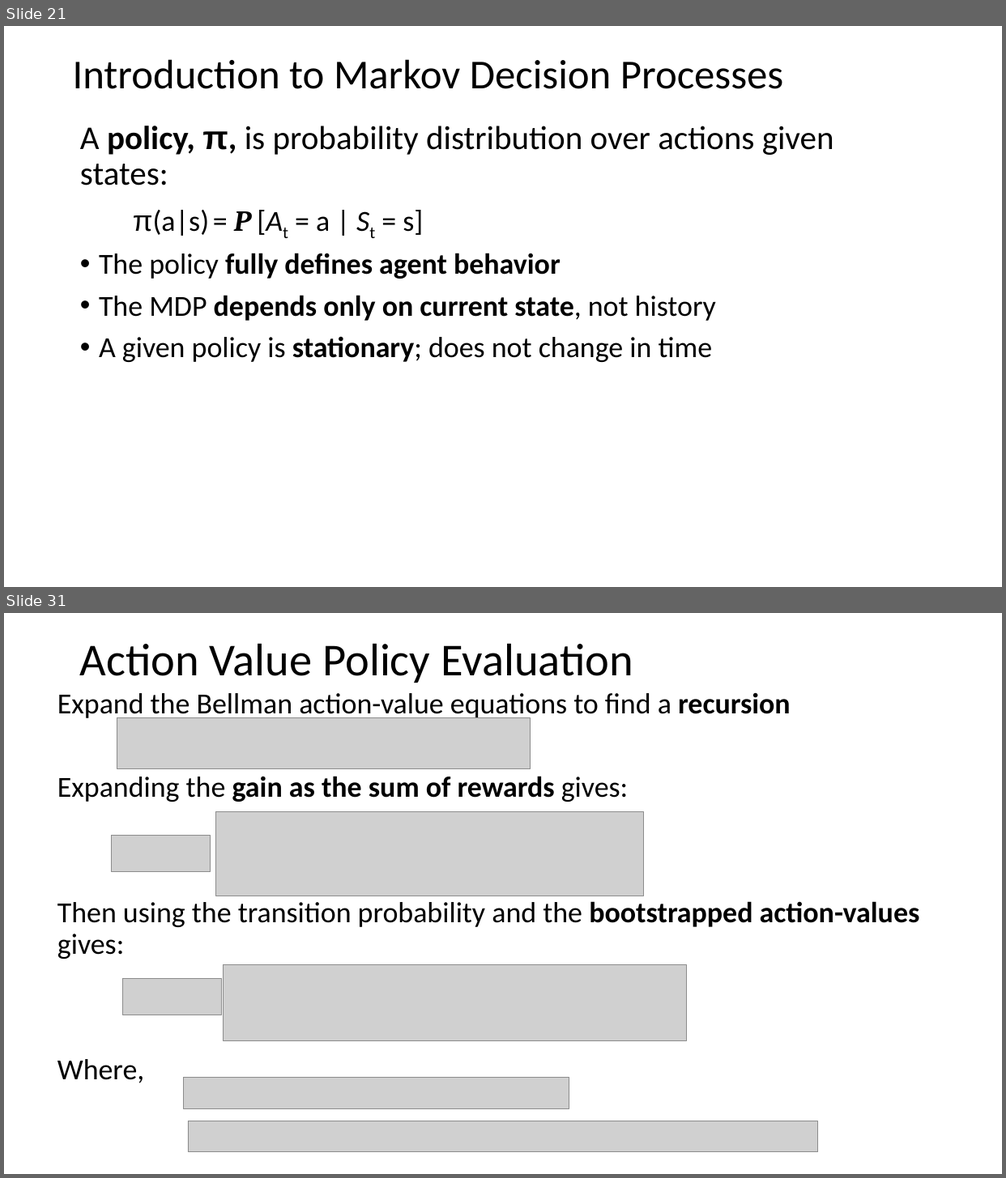
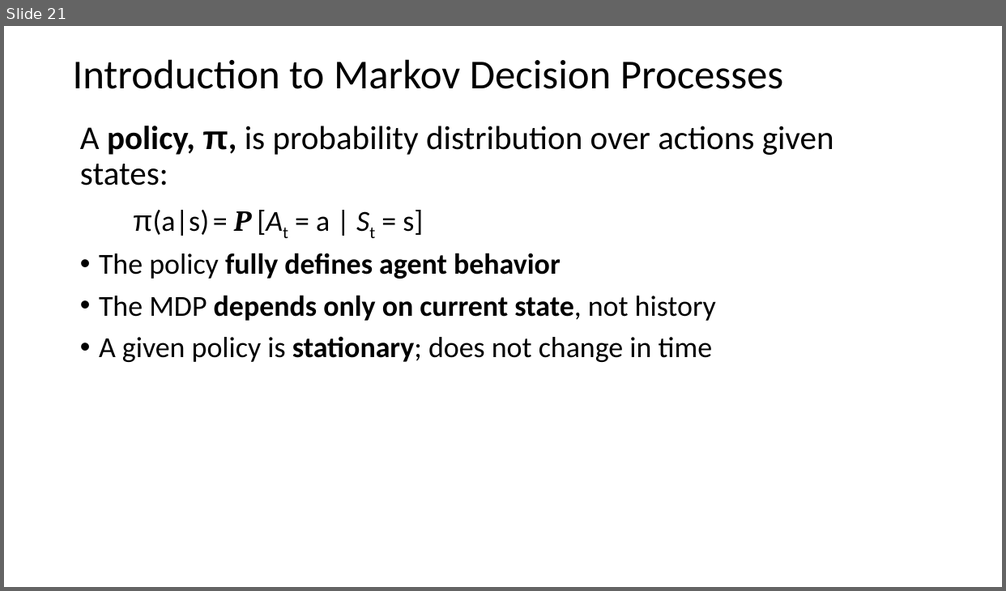
Before and after one commit to StephenElston/MachineLearning530, a slide deck: Lesson8/8_MarkovProcesses.pptx. Shown one above the other, each under a label of ours: slides 21 and 31 before the commit, slide 21 after it; the slides between them are not shown. The pictures are 1006x1178 and 1006x591 pixels, drawn with LibreOffice and Linux fonts; fonts in the diff are those of the drawing; grey boxes stand for pictures. Boxes give left, top, right and bottom in pixels: in the first picture for what was removed or moved away, otherwise in the second. Text is boxed around its words. In the diff, an @@ line names an element or a change of style, - is before the commit and + after.

```diff
--- a/Lesson8/8_MarkovProcesses.pptx
+++ b/Lesson8/8_MarkovProcesses.pptx
@@ slide 31 removed at bbox=[4, 613, 1002, 1174], background #FFFFFF @@
@@ title removed at bbox=[80, 643, 633, 683] @@
-Action Value Policy Evaluation
@@ text removed at bbox=[57, 692, 920, 1084] @@
-Expand the Bellman action-value equations to find a recursion
-Expanding the gain as the sum of rewards gives:
-Then using the transition probability and the bootstrapped action-values gives:
-Where,
@@ picture removed at bbox=[117, 717, 530, 769] @@
@@ picture removed at bbox=[216, 812, 644, 897] @@
@@ picture removed at bbox=[112, 836, 211, 873] @@
@@ picture removed at bbox=[224, 965, 686, 1041] @@
@@ picture removed at bbox=[123, 979, 222, 1016] @@
@@ picture removed at bbox=[184, 1078, 569, 1110] @@
@@ picture removed at bbox=[188, 1122, 819, 1152] @@
```
Also in this commit, not shown: 1 slide changed, 8 other slides removed, 2 other files.
